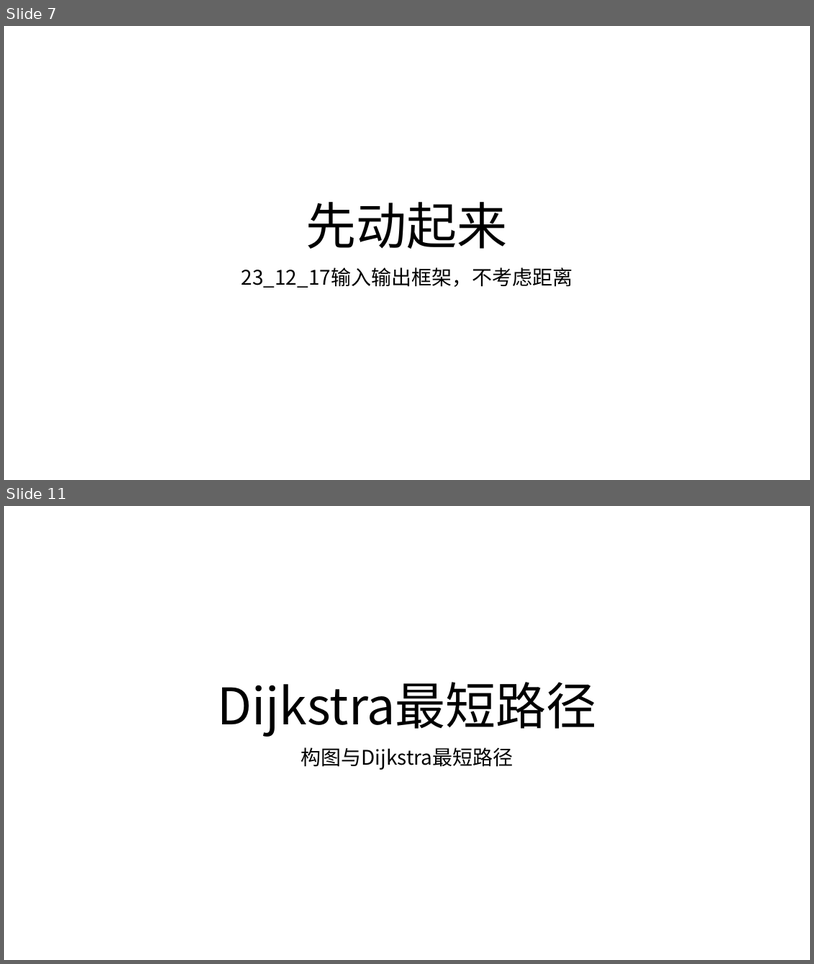
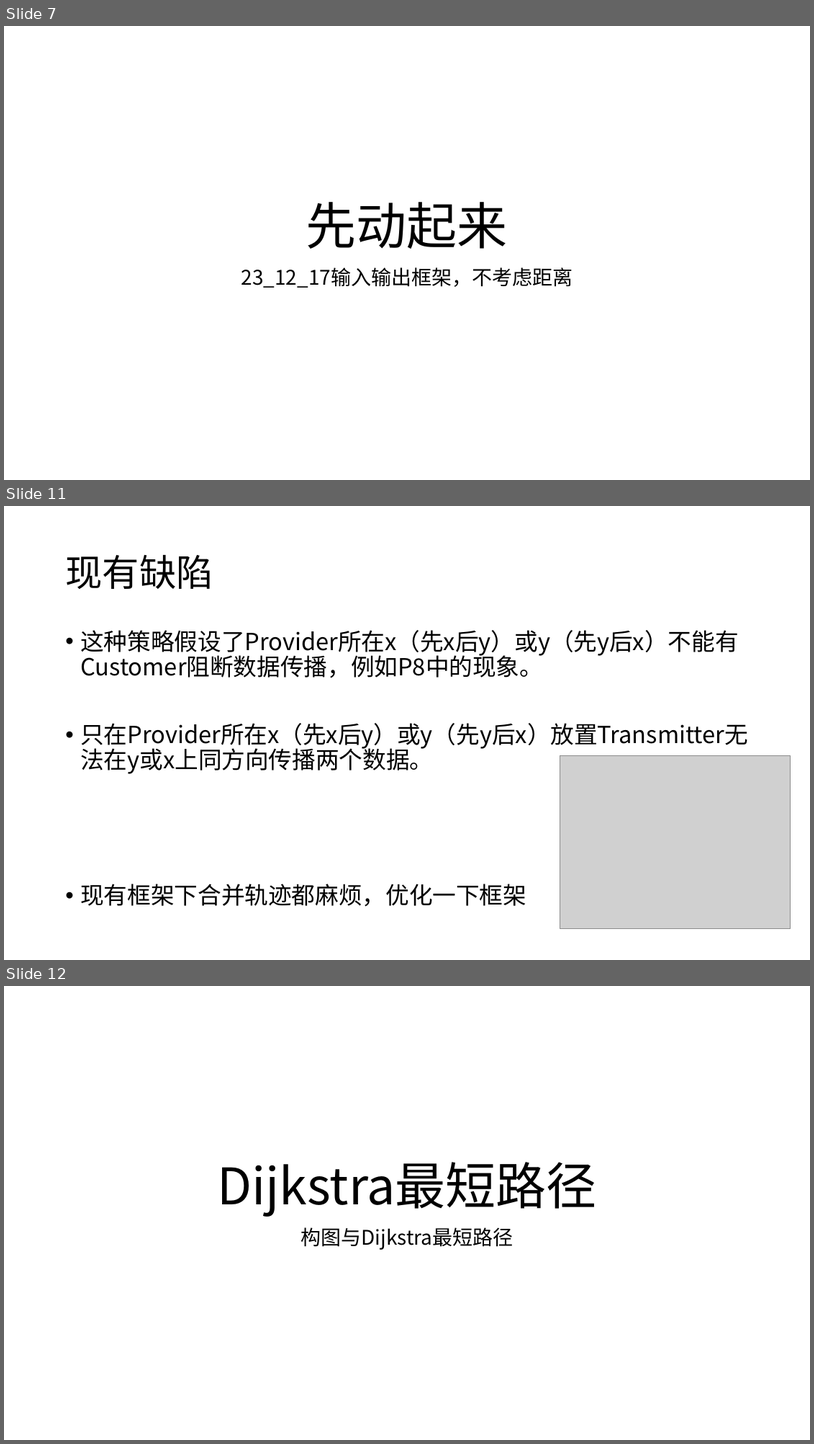
Before and after one commit to HuangDDU/hzy_algorithm, a slide deck: huawei/示例输入输出.pptx. Shown one above the other, each under a label of ours: slides 7 and 11 before the commit, slides 7, 11 and 12 after it; the slides between them are not shown. The pictures are 814x964 and 814x1444 pixels, drawn with LibreOffice and Linux fonts; fonts in the diff are those of the drawing; grey boxes stand for pictures. Boxes give left, top, right and bottom in pixels: in the first picture for what was removed or moved away, otherwise in the second. Text is boxed around its words. In the diff, an @@ line names an element or a change of style, - is before the commit and + after.

```diff
--- a/huawei/示例输入输出.pptx
+++ b/huawei/示例输入输出.pptx
@@ slide 11 added at bbox=[4, 506, 810, 960], background #FFFFFF @@
@@ title added at bbox=[65, 555, 213, 589], 44 pt, text #000000 @@
+现有缺陷
@@ text added at bbox=[80, 630, 748, 906], 28 pt, text #000000 @@
+• 这种策略假设了Provider所在x（先x后y）或y（先y后x）不能有Customer阻断数据传播，例如P8中的现象。
+• 只在Provider所在x（先x后y）或y（先y后x）放置Transmitter无法在y或x上同方向传播两个数据。
+• 现有框架下合并轨迹都麻烦，优化一下框架
@@ picture added at bbox=[561, 756, 791, 928] @@
@@ what was slide 11 is now slide 12 @@
```
Also in this commit, not shown: 3 slides changed, 3 other slides added, 1 slide removed, 7 other files.
